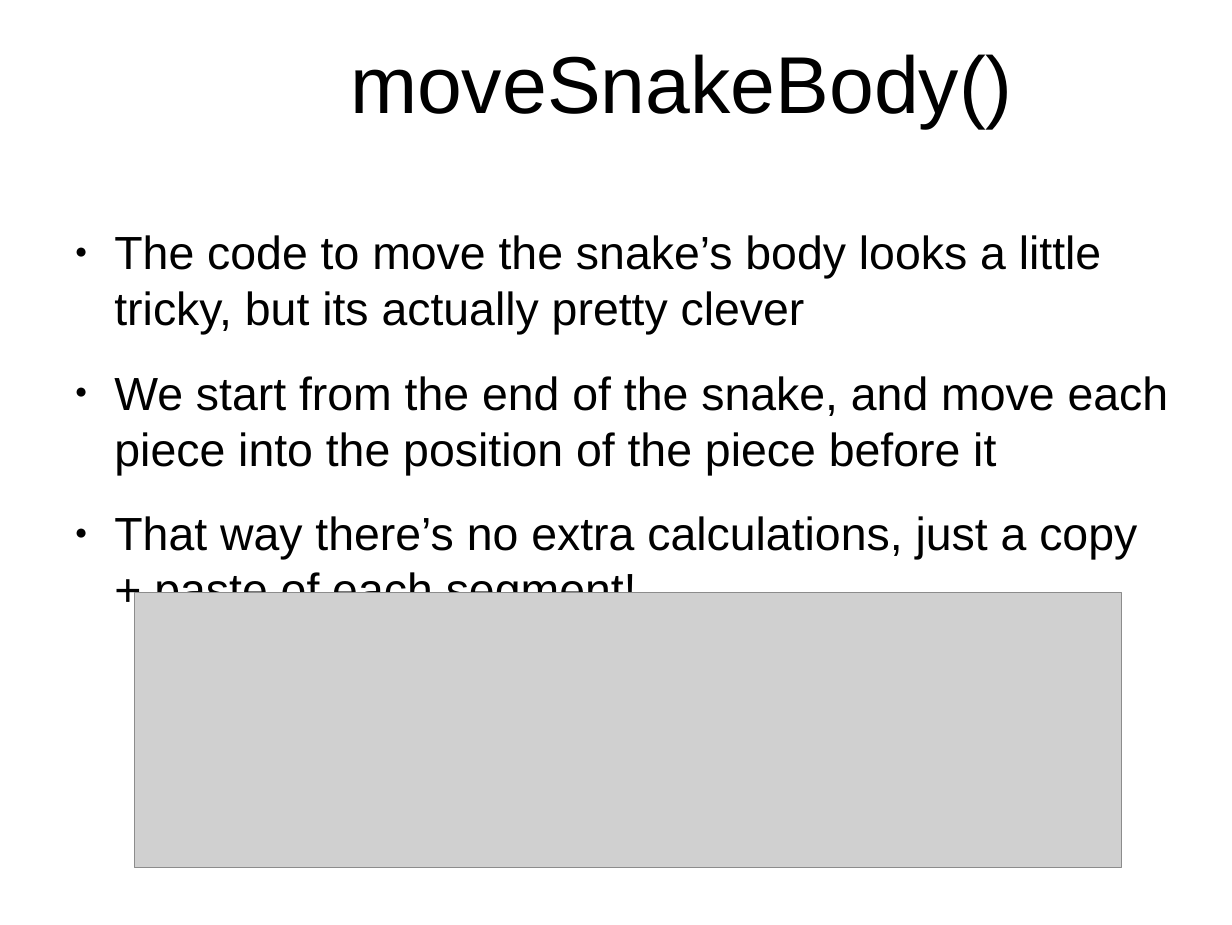
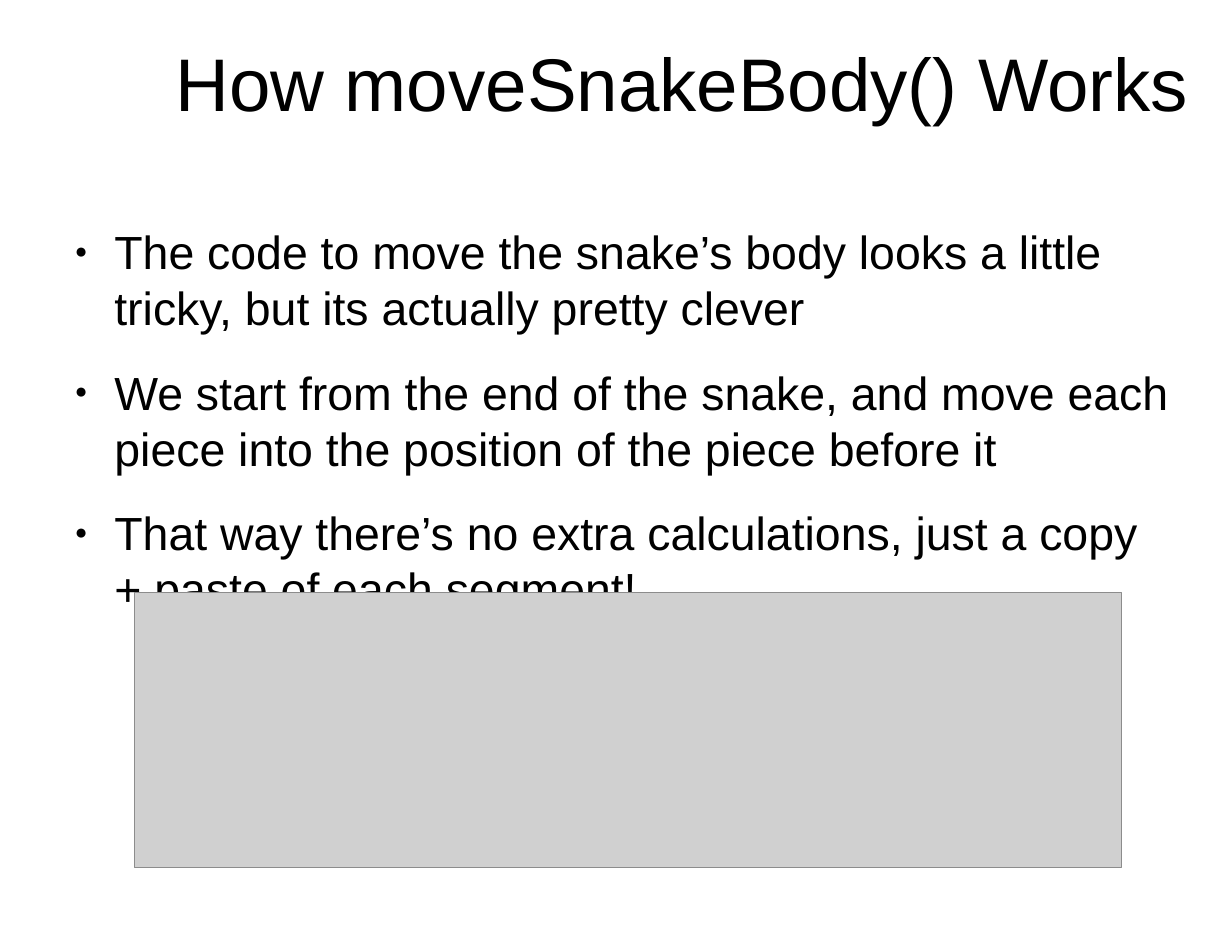
Before and after one commit to originalgrego/Slithers, a slide deck: slide 22 of Slithers - Explorathon 2018.odp. Drawn at 1232x925 pixels with LibreOffice and Linux fonts; fonts in the diff are those of the drawing; grey boxes stand for pictures; background and template pictures are left out. Boxes give left, top, right and bottom in pixels: in the first picture for what was removed or moved away, otherwise in the second. Text is boxed around its words. In the diff, an @@ line names an element or a change of style, - is before the commit and + after.

```diff
--- a/Slithers - Explorathon 2018.odp
+++ b/Slithers - Explorathon 2018.odp
@@ title at [175, 57, 1188, 125]: text changed; size 51.9 to 48 pt @@
-moveSnakeBody()
+How moveSnakeBody() Works
```
Also in this commit, not shown: 13 other slides changed, 2 other files.
